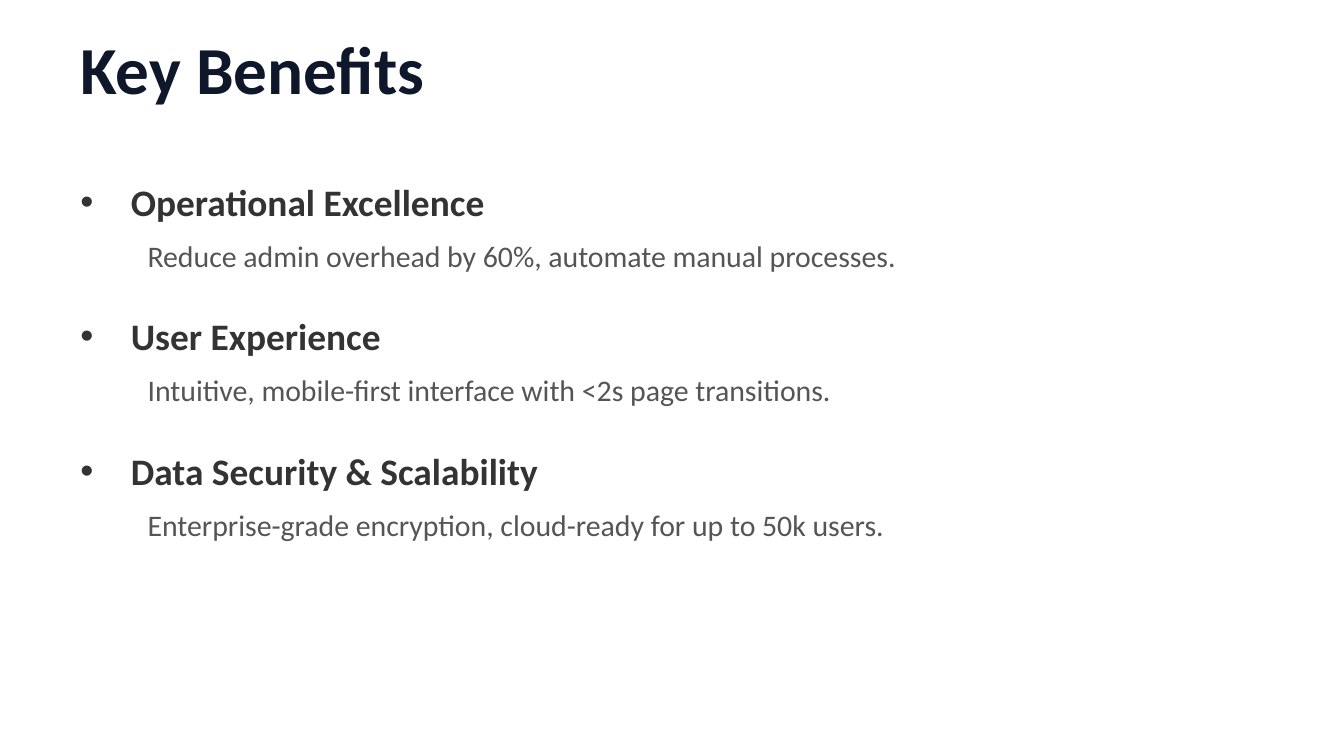
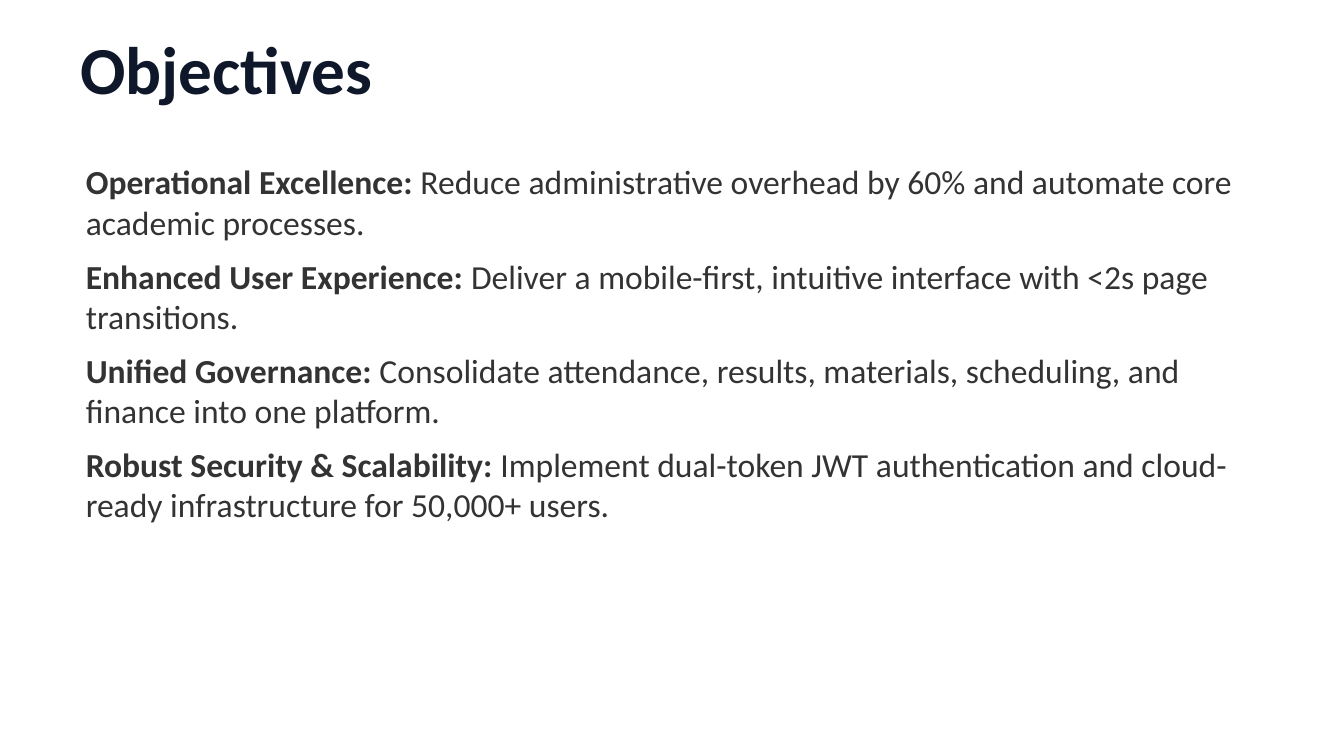
Before and after one commit to NoorAbdullah02/IMS, a slide deck: slide 6 of IMS_Project_Presentation.pptx (slide 8 before the commit). Drawn at 1344x756 pixels with LibreOffice and Linux fonts; fonts in the diff are those of the drawing. Boxes give left, top, right and bottom in pixels: in the first picture for what was removed or moved away, otherwise in the second. Text is boxed around its words. In the diff, an @@ line names an element or a change of style, - is before the commit and + after.

```diff
--- a/IMS_Project_Presentation.pptx
+++ b/IMS_Project_Presentation.pptx
@@ text removed at (80,46,424,105) @@
-Key Benefits
@@ text added at (80,46,372,106), 36 pt, text #0F172A, bold @@
+Objectives
@@ text at (86,170,1232,241): text changed; size 16 to 18 pt; text colour #555555 to #333333 @@
-Reduce admin overhead by 60%, automate manual processes.
+• Operational Excellence: Reduce administrative overhead by 60% and automate core academic processes.
@@ text removed at (131,189,485,222) @@
-• Operational Excellence
@@ text at (86,265,1208,330): text changed; size 16 to 18 pt; text colour #555555 to #333333 @@
-Intuitive, mobile-first interface with <2s page transitions.
+• Enhanced User Experience: Deliver a mobile-first, intuitive interface with <2s page transitions.
@@ text removed at (131,324,381,356) @@
-• User Experience
@@ text added at (86,359,1179,429), 18 pt, text #333333 @@
+• Unified Governance: Consolidate attendance, results, materials, scheduling, and finance into one platform.
@@ text at (86,453,1226,523): text changed; size 16 to 18 pt; text colour #555555 to #333333 @@
-Enterprise-grade encryption, cloud-ready for up to 50k users.
+• Robust Security & Scalability: Implement dual-token JWT authentication and cloud-ready infrastructure for 50,000+ users.
@@ text removed at (131,458,537,491) @@
-• Data Security & Scalability
```
Also in this commit, not shown: 1 other slide changed, 10 slides added, 7 slides removed, 1 other file.
